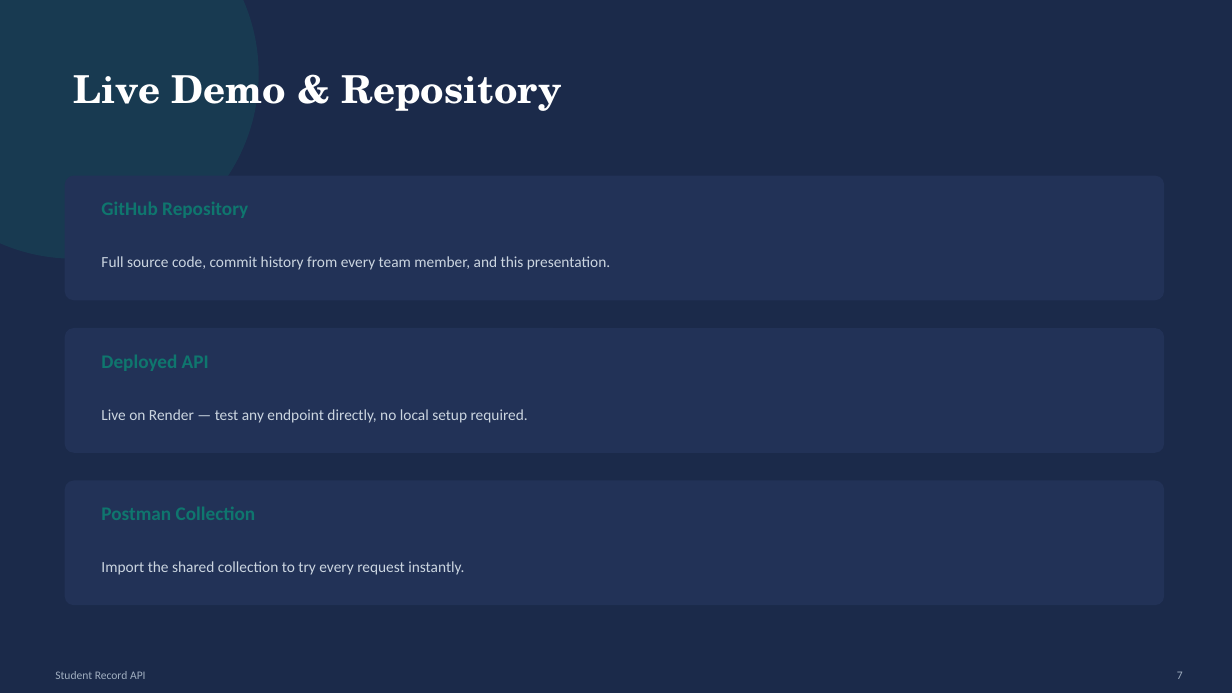
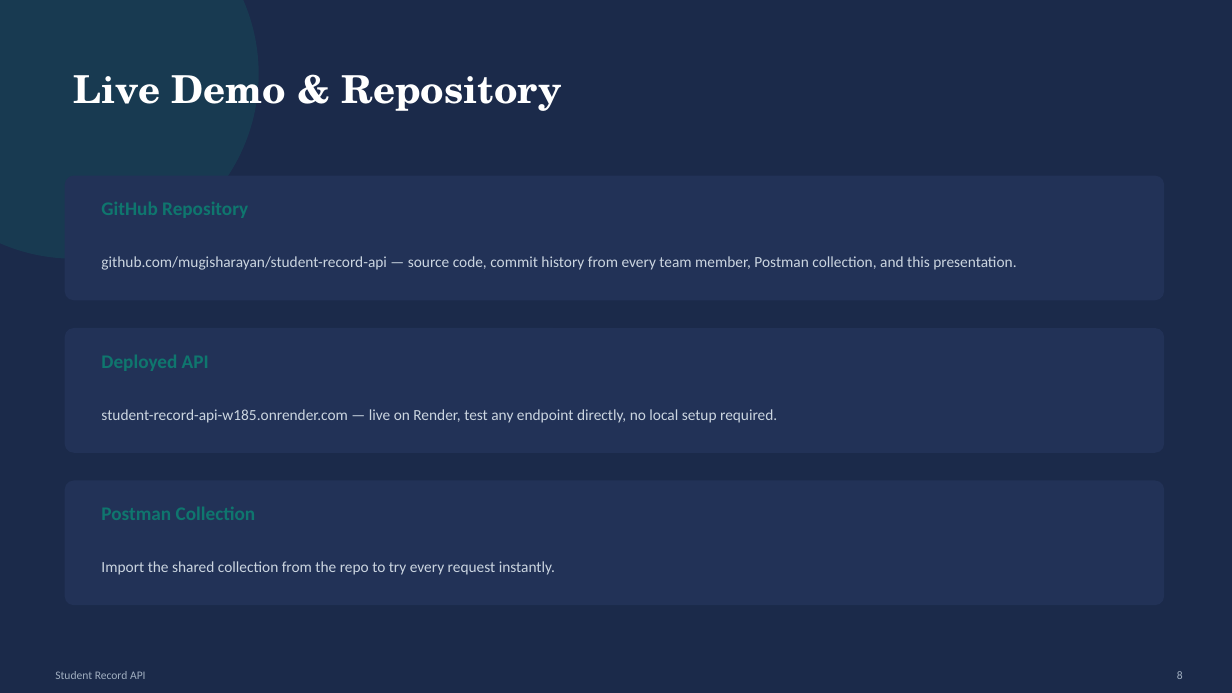
Before and after one commit to mugisharayan/student-record-api, a slide deck: slide 8 of Student-Record-API-Presentation.pptx (slide 7 before the commit). Drawn at 1232x693 pixels with LibreOffice and Linux fonts; fonts in the diff are those of the drawing. Boxes give left, top, right and bottom in pixels: in the first picture for what was removed or moved away, otherwise in the second. Text is boxed around its words. In the diff, an @@ line names an element or a change of style, - is before the commit and + after.

Commit message:
Add full team photo and names to presentation

```diff
--- a/Student-Record-API-Presentation.pptx
+++ b/Student-Record-API-Presentation.pptx
@@ text at (101,256,1016,270): text changed @@
-Full source code, commit history from every team member, and this presentation.
+github.com/mugisharayan/student-record-api — source code, commit history from every team member, Postman collection, and this presentation.
@@ text at (101,409,777,423): text changed @@
-Live on Render — test any endpoint directly, no local setup required.
+student-record-api-w185.onrender.com — live on Render, test any endpoint directly, no local setup required.
@@ text at (101,561,555,575): text changed @@
-Import the shared collection to try every request instantly.
+Import the shared collection from the repo to try every request instantly.
@@ text at (1177,671,1183,679): text changed @@
-7
+8
```
Also in this commit, not shown: 6 other slides changed, 1 slide added.
